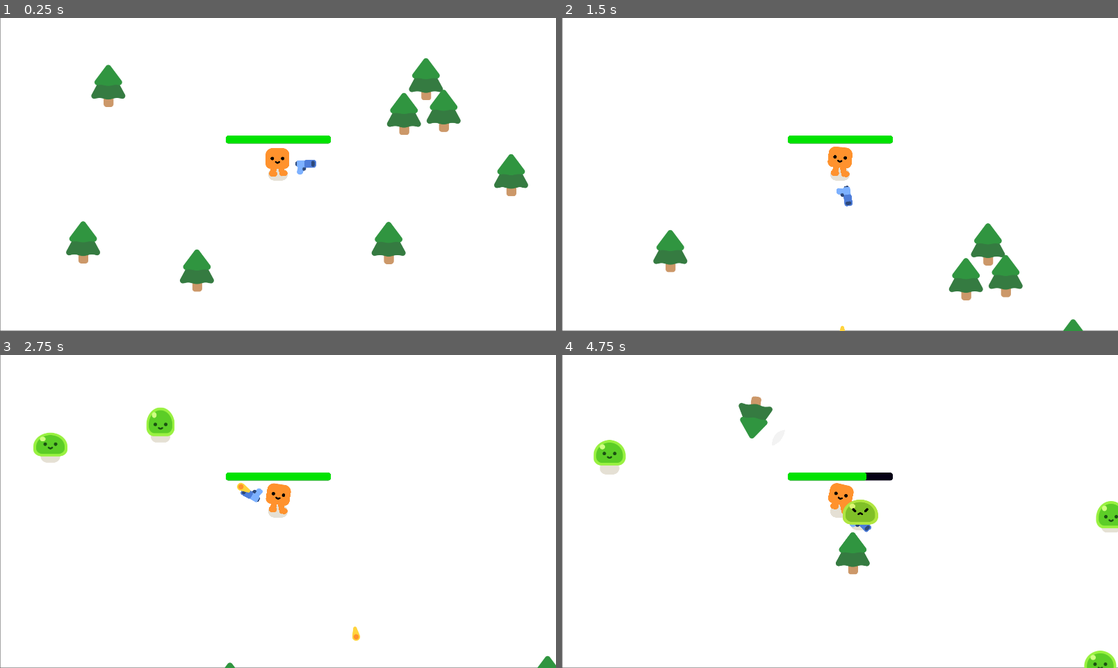
Above: before the commit, frames 1-4 (two rows, left to right).
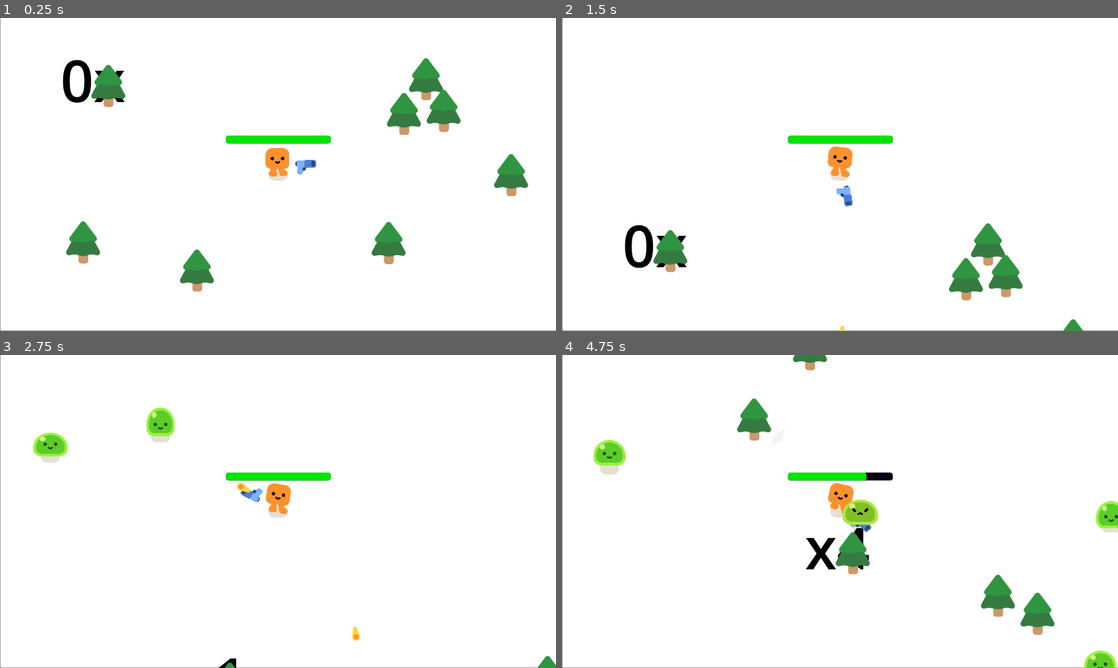
Above: after the commit, the same moments.

Repository: keliang5/FInal-Project
Game: Godot game, scene res://survivors_games.tscn
The game is run twice, just before and just after one commit, with the same random seed, the same clock (stepped at 60 frames per second) and the same inputs.
Inputs (mouse positions are in pixels of both pictures, inside the frame that each line leads up to):
- Up to frame 1 (0.25 s): no input
- Up to frame 2 (1.5 s): move the mouse to (812, 237) at 0.52 s; hold W (move_up) from 0.53 s (still down); move the mouse to (1006, 221) at 1.27 s
- Up to frame 3 (2.75 s): move the mouse to (111, 464) at 2.02 s; release W (move_up) at 2.03 s; hold A (move_left) from 2.03 s (still down)
- Up to frame 4 (4.75 s): move the mouse to (867, 511) at 2.77 s; move the mouse to (884, 480) at 3.52 s; release A (move_left) at 3.53 s; hold S (move_down) 3.53-4.28 s; move the mouse to (962, 495) at 4.27 s; hold D (move_right) from 4.28 s (still down)

The runs differ from the first frame. In frame 1, 0.5% of the frame differs, in the area x 11-23%, y 13-28%; in frame 2, 0.5%; in frame 3, less than 0.1%; in frame 4, 2.1%, in the area x 31-89%, y 0-90%.

Commit message:
Mob score and label works

Diff:
--- /dev/null
+++ b/Counter.gd
@@ -0,0 +1,8 @@
+extends Control
+
+var score = 0
+@onready var score_count = get_node("/root/Game/Counter/ScoreCount")
+
+func set_score(new_score: int) -> void:
+	score += 1
+	score_count.text = "x" + str(score)
--- a/coin.gd
+++ b/coin.gd
@@ -4,12 +4,12 @@
 var score = 0
 
 
-#func _on_mouse_entered() -> void:
-	#score += value
-	#print(score)
-	#self.queue_free()
+func _on_mouse_entered() -> void:
+	score += value
+	print(score)
+	self.queue_free()
 
-func _ready():
-	%AnimationPlayer.play("coin spin")
-	await %AnimationPlayer.animation_finished
-	queue_free()
+#func _ready():
+	#%AnimationPlayer.play("coin spin")
+	#await %AnimationPlayer.animation_finished
+	#queue_free()
--- a/coin.tscn
+++ b/coin.tscn
@@ -5,6 +5,21 @@
 
 [sub_resource type="RectangleShape2D" id="RectangleShape2D_xgt1k"]
 size = Vector2(118, 151)
+
+[sub_resource type="Animation" id="Animation_ly5ol"]
+length = 0.001
+tracks/0/type = "value"
+tracks/0/imported = false
+tracks/0/enabled = true
+tracks/0/path = NodePath("Sprite2D:rotation")
+tracks/0/interp = 1
+tracks/0/loop_wrap = true
+tracks/0/keys = {
+"times": PackedFloat32Array(0),
+"transitions": PackedFloat32Array(1),
+"update": 0,
+"values": [3.48787e-16]
+}
 
 [sub_resource type="Animation" id="Animation_481ba"]
 resource_name = "coin spin"
@@ -20,21 +35,6 @@
 "transitions": PackedFloat32Array(1, 1, 1, 1, 1),
 "update": 0,
 "values": [3.48787e-16, 1.5708, 3.14159, 4.71239, 6.28319]
-}
-
-[sub_resource type="Animation" id="Animation_ly5ol"]
-length = 0.001
-tracks/0/type = "value"
-tracks/0/imported = false
-tracks/0/enabled = true
-tracks/0/path = NodePath("Sprite2D:rotation")
-tracks/0/interp = 1
-tracks/0/loop_wrap = true
-tracks/0/keys = {
-"times": PackedFloat32Array(0),
-"transitions": PackedFloat32Array(1),
-"update": 0,
-"values": [3.48787e-16]
 }
 
 [sub_resource type="AnimationLibrary" id="AnimationLibrary_eu6fq"]
--- /dev/null
+++ b/counter.tscn
@@ -0,0 +1,20 @@
+[gd_scene load_steps=2 format=3 uid="uid://bw1gdbw07j1iw"]
+
+[ext_resource type="Script" path="res://Counter.gd" id="1_quf6l"]
+
+[node name="Counter" type="Control"]
+layout_mode = 3
+anchors_preset = 0
+offset_right = 40.0
+offset_bottom = 40.0
+script = ExtResource("1_quf6l")
+
+[node name="ScoreCount" type="Label" parent="."]
+modulate = Color(0, 0, 0, 1)
+layout_mode = 0
+offset_left = 195.0
+offset_top = 110.0
+offset_right = 272.0
+offset_bottom = 137.0
+theme_override_font_sizes/font_size = 200
+text = "0x"
--- a/mob.gd
+++ b/mob.gd
@@ -21,6 +21,7 @@
 	%Slime.play_hurt()
 
 	if health == 0:
+		Counter.set_score(score + 1)
 		queue_free()
 
 		const coin_scene = preload("res://coin.tscn")
@@ -32,8 +33,3 @@
 		var smoke = SMOKE_SCENE.instantiate()
 		get_parent().add_child(smoke)
 		smoke.global_position = global_position
-
-func _on_mouse_entered(coin) -> void:
-	score += value
-	print(score)
-	self.queue_free()
--- a/project.godot
+++ b/project.godot
@@ -79,6 +79,11 @@
 config/features=PackedStringArray("4.2", "Forward Plus")
 config/icon="res://icon.png"
 
+[autoload]
+
+Coin="*res://coin.gd"
+Counter="*res://Counter.gd"
+
 [display]
 
 window/size/viewport_width=1920
--- a/survivors_games.tscn
+++ b/survivors_games.tscn
@@ -1,8 +1,9 @@
-[gd_scene load_steps=5 format=3 uid="uid://cwjcuojjpkltw"]
+[gd_scene load_steps=6 format=3 uid="uid://cwjcuojjpkltw"]
 
 [ext_resource type="PackedScene" uid="uid://c1gc76xdtdhy1" path="res://player.tscn" id="1_bp32l"]
 [ext_resource type="Script" path="res://survivors_games.gd" id="1_dhv7e"]
 [ext_resource type="PackedScene" uid="uid://cvxdlnpn8k2gl" path="res://pine_tree.tscn" id="2_dm7w5"]
+[ext_resource type="PackedScene" uid="uid://bw1gdbw07j1iw" path="res://counter.tscn" id="4_6cvys"]
 
 [sub_resource type="Curve2D" id="Curve2D_5ycli"]
 _data = {
@@ -92,5 +93,7 @@
 theme_override_font_sizes/font_size = 150
 text = "Game Over"
 
+[node name="Counter" parent="." instance=ExtResource("4_6cvys")]
+
 [connection signal="health_depleted" from="Player" to="." method="_on_player_health_depleted"]
 [connection signal="timeout" from="Timer" to="." method="_on_timer_timeout"]
